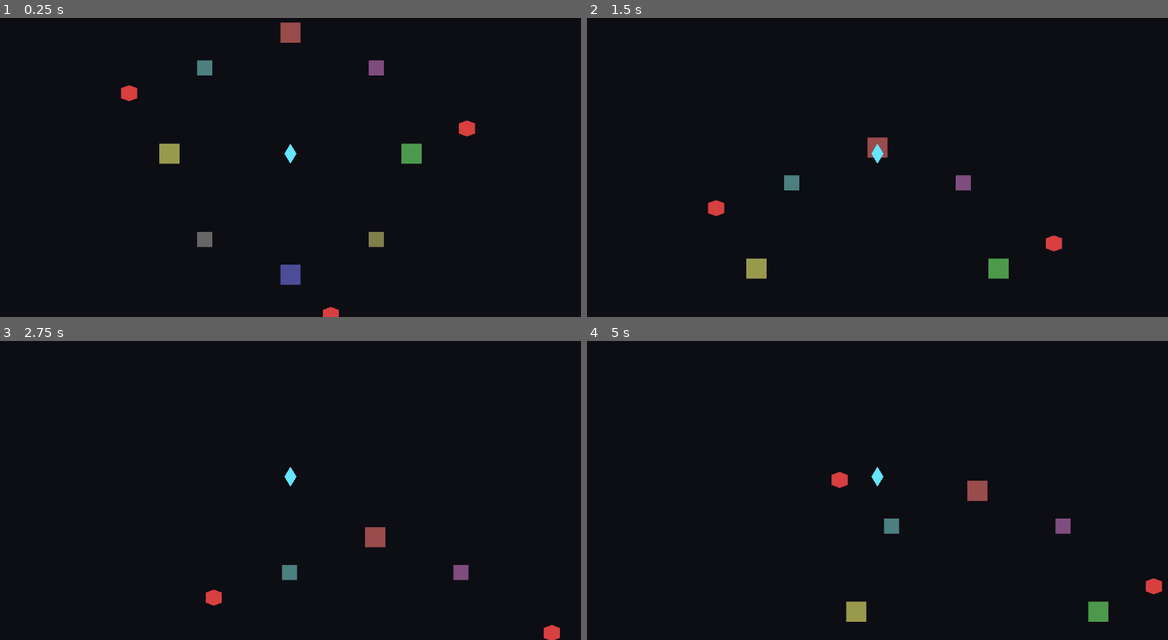
Above: before the commit, frames 1-4 (two rows, left to right).
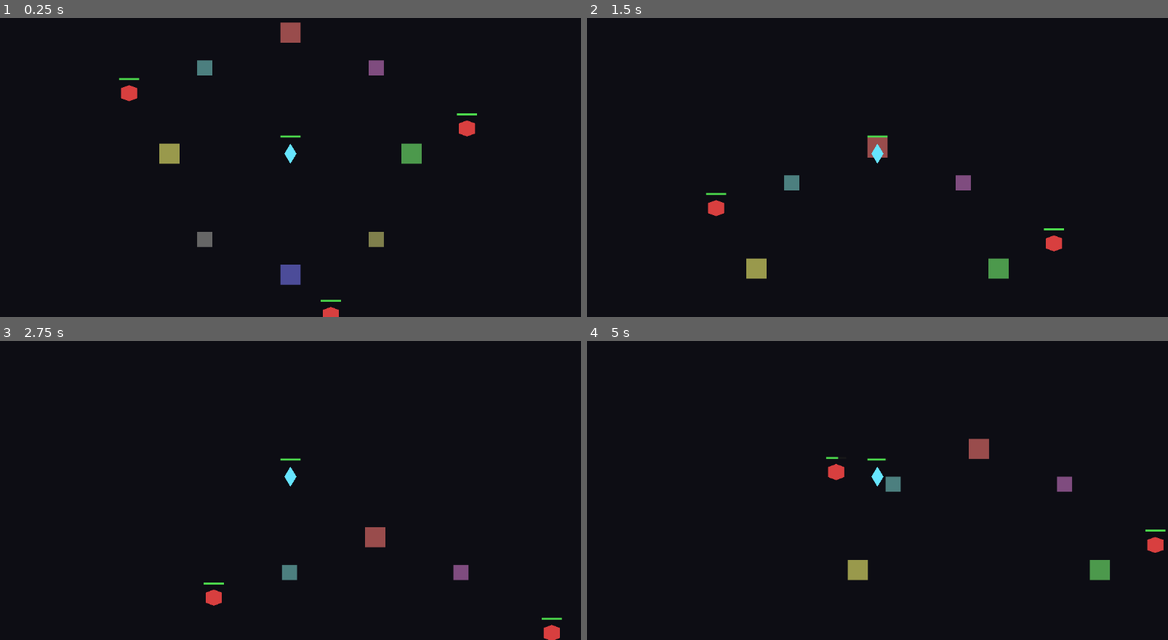
Above: after the commit, the same moments.

Repository: Rathe001/neurokore-requiem
Game: Godot game, scene res://scenes/world.tscn
The game is run twice, just before and just after one commit, with the same random seed, the same clock (stepped at 60 frames per second) and the same inputs.
Inputs (mouse positions are in pixels of both pictures, inside the frame that each line leads up to):
- Up to frame 1 (0.25 s): no input
- Up to frame 2 (1.5 s): tap Enter at 0.5 s; move the mouse to (848, 218) at 0.52 s; hold Right mouse button (attack_aoe) 0.53-1.28 s; hold W (move_up) from 0.53 s (still down); click (848, 218) at 0.67 s; move the mouse to (1051, 203) at 1.27 s; click (1051, 203) at 1.35 s
- Up to frame 3 (2.75 s): move the mouse to (116, 427) at 2.02 s; release W (move_up) at 2.03 s; hold A (move_left) from 2.03 s (still down); hold Right mouse button (attack_aoe) from 2.03 s (still down)
- Up to frame 4 (5 s): move the mouse to (906, 475) at 2.77 s; release Right mouse button (attack_aoe) at 2.78 s; click (906, 475) at 2.85 s; move the mouse to (790, 394) at 3.52 s; release A (move_left) at 3.53 s; hold S (move_down) 3.53-4.28 s; hold Right mouse button (attack_aoe) 3.53-4.28 s; move the mouse to (1005, 460) at 4.27 s; hold D (move_right) from 4.28 s (still down); click (1005, 460) at 4.35 s

The runs differ from the first frame. In frame 1, 0.1% of the frame differs, in the area x 20-83%, y 19-95%; in frame 2, less than 0.1%; in frame 3, less than 0.1%; in frame 4, 2.5%, in the area x 41-100%, y 32-94%.

Commit message:
Add world-space HP bars for player and enemies
Reusable HealthBar scene instanced under each entity; updates on damage
and on spawn. Also widens enemy contact range past the 32px collision
floor so melee hits land reliably.

Co-Authored-By: Claude Opus 4.7 <noreply@anthropic.com>

Diff:
--- /dev/null
+++ b/game/scenes/health_bar.tscn
@@ -0,0 +1,14 @@
+[gd_scene load_steps=2 format=3]
+
+[ext_resource type="Script" path="res://scripts/health_bar.gd" id="1_health_bar_script"]
+
+[node name="HealthBar" type="Node2D"]
+script = ExtResource("1_health_bar_script")
+
+[node name="Background" type="Polygon2D" parent="."]
+color = Color(0.1, 0.1, 0.1, 0.85)
+polygon = PackedVector2Array(-20, -2, 20, -2, 20, 2, -20, 2)
+
+[node name="Fill" type="Polygon2D" parent="."]
+color = Color(0.3, 0.85, 0.3, 1)
+polygon = PackedVector2Array(-20, -2, 20, -2, 20, 2, -20, 2)
--- a/game/scenes/world.tscn
+++ b/game/scenes/world.tscn
@@ -1,7 +1,8 @@
-[gd_scene load_steps=5 format=3]
+[gd_scene load_steps=6 format=3]
 
 [ext_resource type="Script" path="res://scripts/player.gd" id="1_player_script"]
 [ext_resource type="Script" path="res://scripts/enemy.gd" id="2_enemy_script"]
+[ext_resource type="PackedScene" path="res://scenes/health_bar.tscn" id="3_health_bar"]
 
 [sub_resource type="CircleShape2D" id="CircleShape2D_player"]
 radius = 16.0
@@ -66,6 +67,9 @@
 [node name="CollisionShape2D" type="CollisionShape2D" parent="Enemies/Enemy1"]
 shape = SubResource("CircleShape2D_enemy")
 
+[node name="HealthBar" parent="Enemies/Enemy1" instance=ExtResource("3_health_bar")]
+position = Vector2(0, -28)
+
 [node name="Enemy2" type="CharacterBody2D" parent="Enemies"]
 position = Vector2(-320, -120)
 script = ExtResource("2_enemy_script")
@@ -76,6 +80,9 @@
 
 [node name="CollisionShape2D" type="CollisionShape2D" parent="Enemies/Enemy2"]
 shape = SubResource("CircleShape2D_enemy")
+
+[node name="HealthBar" parent="Enemies/Enemy2" instance=ExtResource("3_health_bar")]
+position = Vector2(0, -28)
 
 [node name="Enemy3" type="CharacterBody2D" parent="Enemies"]
 position = Vector2(80, 320)
@@ -88,6 +95,9 @@
 [node name="CollisionShape2D" type="CollisionShape2D" parent="Enemies/Enemy3"]
 shape = SubResource("CircleShape2D_enemy")
 
+[node name="HealthBar" parent="Enemies/Enemy3" instance=ExtResource("3_health_bar")]
+position = Vector2(0, -28)
+
 [node name="Player" type="CharacterBody2D" parent="."]
 script = ExtResource("1_player_script")
 
@@ -98,4 +108,7 @@
 [node name="CollisionShape2D" type="CollisionShape2D" parent="Player"]
 shape = SubResource("CircleShape2D_player")
 
+[node name="HealthBar" parent="Player" instance=ExtResource("3_health_bar")]
+position = Vector2(0, -34)
+
 [node name="Camera2D" type="Camera2D" parent="Player"]
--- a/game/scripts/enemy.gd
+++ b/game/scripts/enemy.gd
@@ -2,7 +2,7 @@
 class_name Enemy
 
 const AGGRO_RANGE := 250.0
-const CONTACT_RANGE := 30.0
+const CONTACT_RANGE := 40.0
 const CONTACT_DAMAGE := 10
 const ATTACK_COOLDOWN := 1.0
 
@@ -13,10 +13,12 @@
 var _attack_cd := 0.0
 
 @onready var visual: Polygon2D = $Visual
+@onready var health_bar: HealthBar = $HealthBar
 
 func _ready() -> void:
 	current_health = max_health
 	add_to_group(&"enemies")
+	health_bar.set_health(current_health, max_health)
 
 func _physics_process(delta: float) -> void:
 	_attack_cd = maxf(0.0, _attack_cd - delta)
@@ -45,6 +47,7 @@
 func take_damage(amount: int) -> void:
 	current_health -= amount
 	_flash()
+	health_bar.set_health(current_health, max_health)
 	if current_health <= 0:
 		queue_free()
 
--- /dev/null
+++ b/game/scripts/health_bar.gd
@@ -0,0 +1,19 @@
+extends Node2D
+class_name HealthBar
+
+const WIDTH := 40.0
+const HEIGHT := 4.0
+
+@onready var fill: Polygon2D = $Fill
+
+func set_health(current: int, max_value: int) -> void:
+	var ratio := 0.0 if max_value <= 0 else clampf(float(current) / float(max_value), 0.0, 1.0)
+	var filled := WIDTH * ratio
+	var half_w := WIDTH / 2.0
+	var half_h := HEIGHT / 2.0
+	fill.polygon = PackedVector2Array([
+		Vector2(-half_w, -half_h),
+		Vector2(-half_w + filled, -half_h),
+		Vector2(-half_w + filled, half_h),
+		Vector2(-half_w, half_h),
+	])
--- a/game/scripts/player.gd
+++ b/game/scripts/player.gd
@@ -20,10 +20,12 @@
 var _alive := true
 
 @onready var visual: Polygon2D = $Visual
+@onready var health_bar: HealthBar = $HealthBar
 
 func _ready() -> void:
 	current_health = MAX_HEALTH
 	add_to_group(&"player")
+	health_bar.set_health(current_health, MAX_HEALTH)
 
 func _physics_process(delta: float) -> void:
 	if not _alive:
@@ -46,7 +48,7 @@
 		return
 	current_health -= amount
 	_flash()
-	print("Player HP: ", current_health, "/", MAX_HEALTH)
+	health_bar.set_health(current_health, MAX_HEALTH)
 	if current_health <= 0:
 		_die()
 
Not shown, added: game/scripts/health_bar.gd.uid
